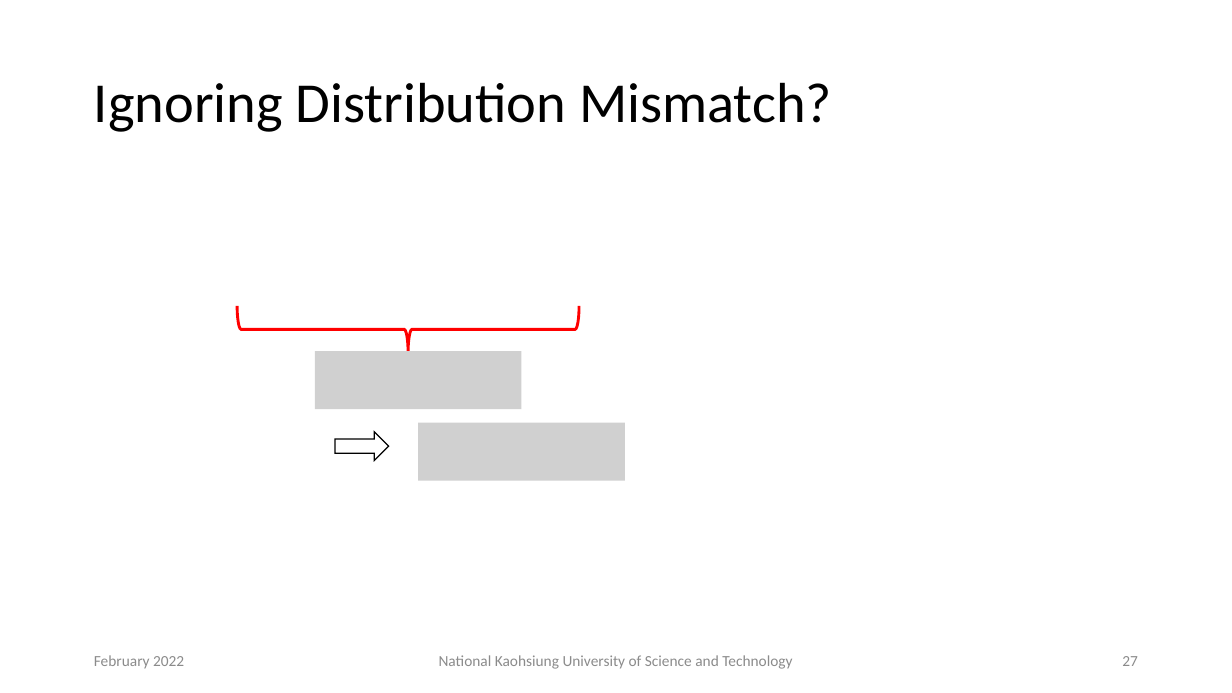
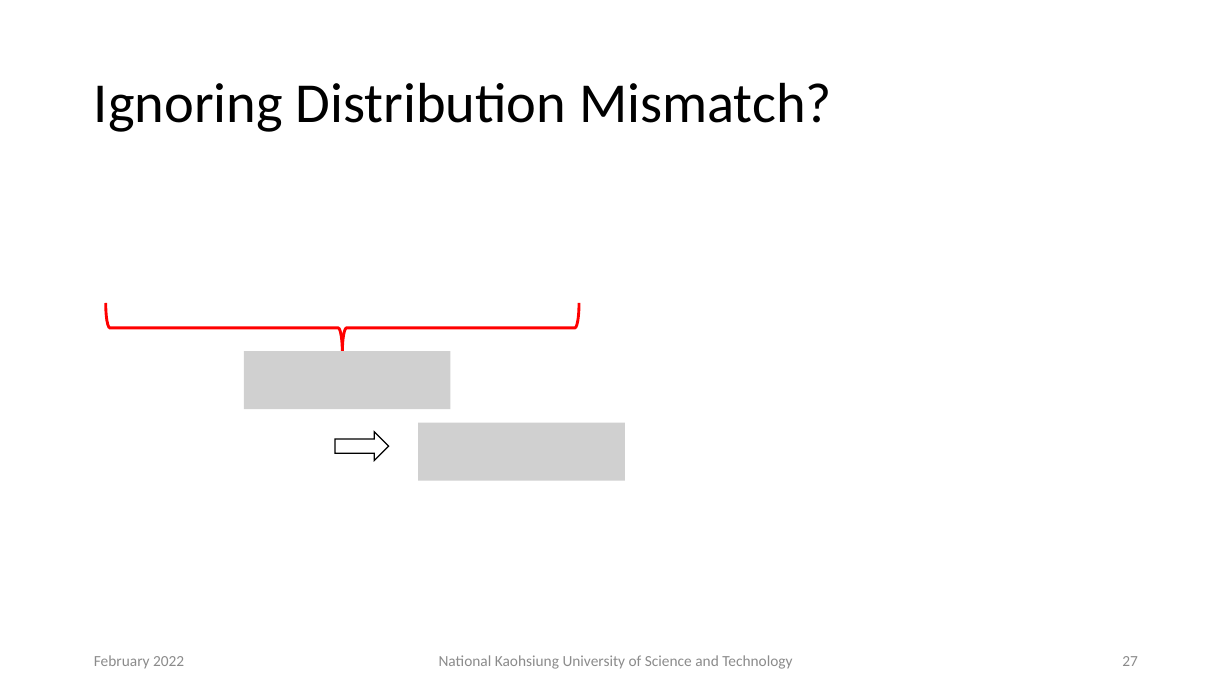
Before and after one commit to chiayisu/chiayisu.github.io, a slide deck: slide 27 of files/course_material/reinforcement-learning/PPT/Lecture8.pptx. Drawn at 1232x693 pixels with LibreOffice and Linux fonts; fonts in the diff are those of the drawing; grey boxes stand for pictures. Boxes give left, top, right and bottom in pixels: in the first picture for what was removed or moved away, otherwise in the second. Text is boxed around its words. In the diff, an @@ line names an element or a change of style, - is before the commit and + after.

Commit message:
revise

```diff
--- a/files/course_material/reinforcement-learning/PPT/Lecture8.pptx
+++ b/files/course_material/reinforcement-learning/PPT/Lecture8.pptx
@@ left brace: place and size @@
-left brace at (237, 305, 579, 353)
+left brace at (106, 303, 579, 353)
@@ picture: place and size @@
-picture at (315, 351, 522, 409)
+picture at (244, 351, 451, 409)
```
Also in this commit, not shown: 1 other slide changed.
